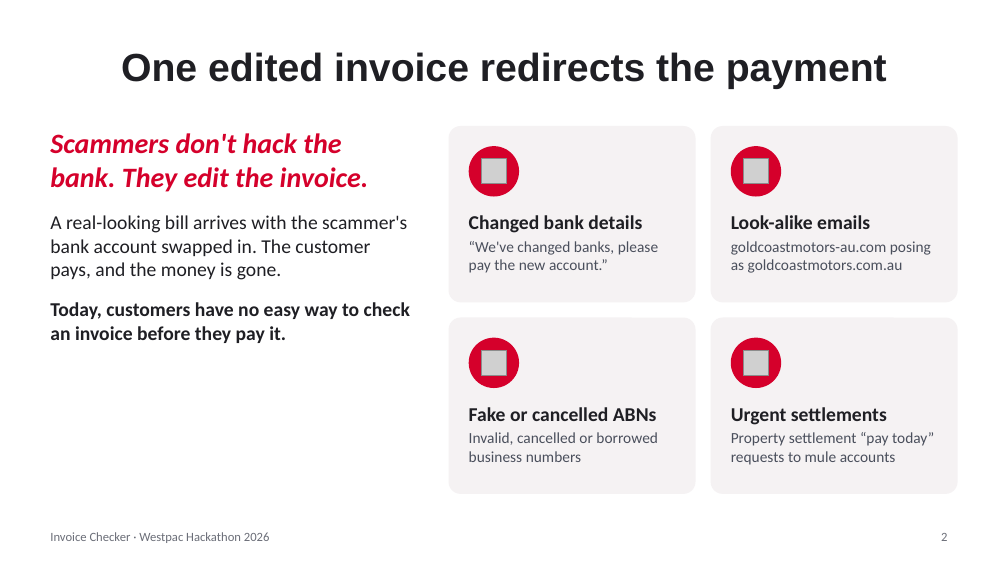
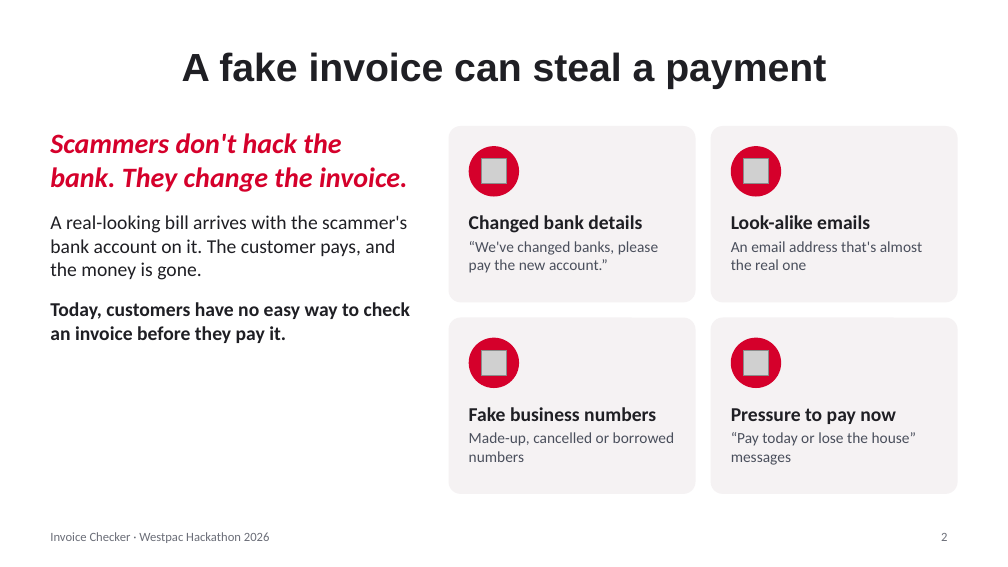
Before and after one commit to Lachlan-Barnett/Westpac-Hackathon-Invoice-Scanner-Project-2026, a slide deck: slide 2 of Invoice-Checker-Presentation.pptx. Drawn at 1008x567 pixels with LibreOffice and Linux fonts; fonts in the diff are those of the drawing; grey boxes stand for pictures. Boxes give left, top, right and bottom in pixels: in the first picture for what was removed or moved away, otherwise in the second. Text is boxed around its words. In the diff, an @@ line names an element or a change of style, - is before the commit and + after.

```diff
--- a/Invoice-Checker-Presentation.pptx
+++ b/Invoice-Checker-Presentation.pptx
@@ title at (x1=182, y1=52, x2=826, y2=89): text changed @@
-One edited invoice redirects the payment
+A fake invoice can steal a payment
@@ text at (x1=50, y1=133, x2=408, y2=280): text changed @@
-Scammers don't hack the bank. They edit the invoice.
-A real-looking bill arrives with the scammer's bank account swapped in. The customer pays, and the money is gone.
+Scammers don't hack the bank. They change the invoice.
+A real-looking bill arrives with the scammer's bank account on it. The customer pays, and the money is gone.
@@ text at (x1=731, y1=241, x2=922, y2=270): text changed @@
-goldcoastmotors-au.com posing as goldcoastmotors.com.au
+An email address that's almost the real one
@@ text at (x1=469, y1=407, x2=656, y2=421): text changed @@
-Fake or cancelled ABNs
+Fake business numbers
@@ text at (x1=731, y1=408, x2=896, y2=424): text changed @@
-Urgent settlements
+Pressure to pay now
@@ text at (x1=469, y1=432, x2=675, y2=462): text changed @@
-Invalid, cancelled or borrowed business numbers
+Made-up, cancelled or borrowed numbers
@@ text at (x1=731, y1=432, x2=916, y2=465): text changed @@
-Property settlement “pay today” requests to mule accounts
+“Pay today or lose the house” messages
```
Also in this commit, not shown: 3 other slides changed, 1 slide added, 5 slides removed.
